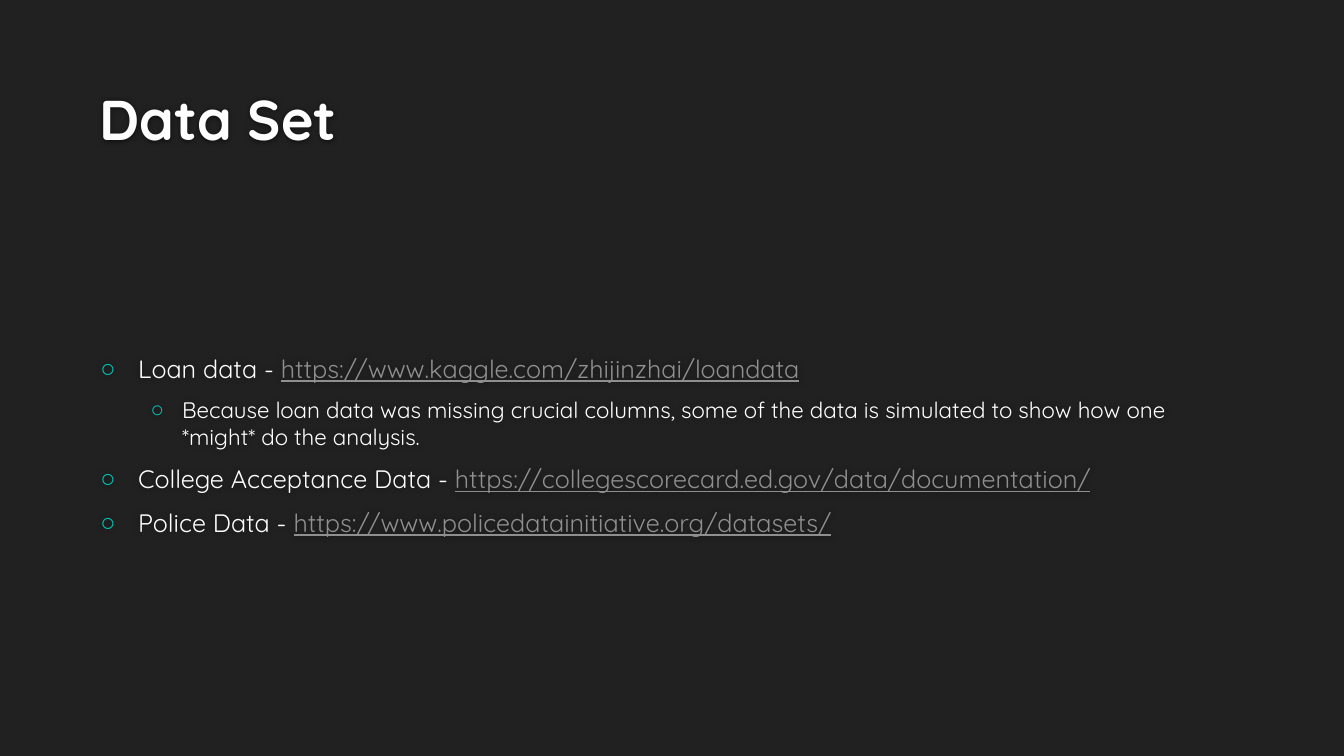
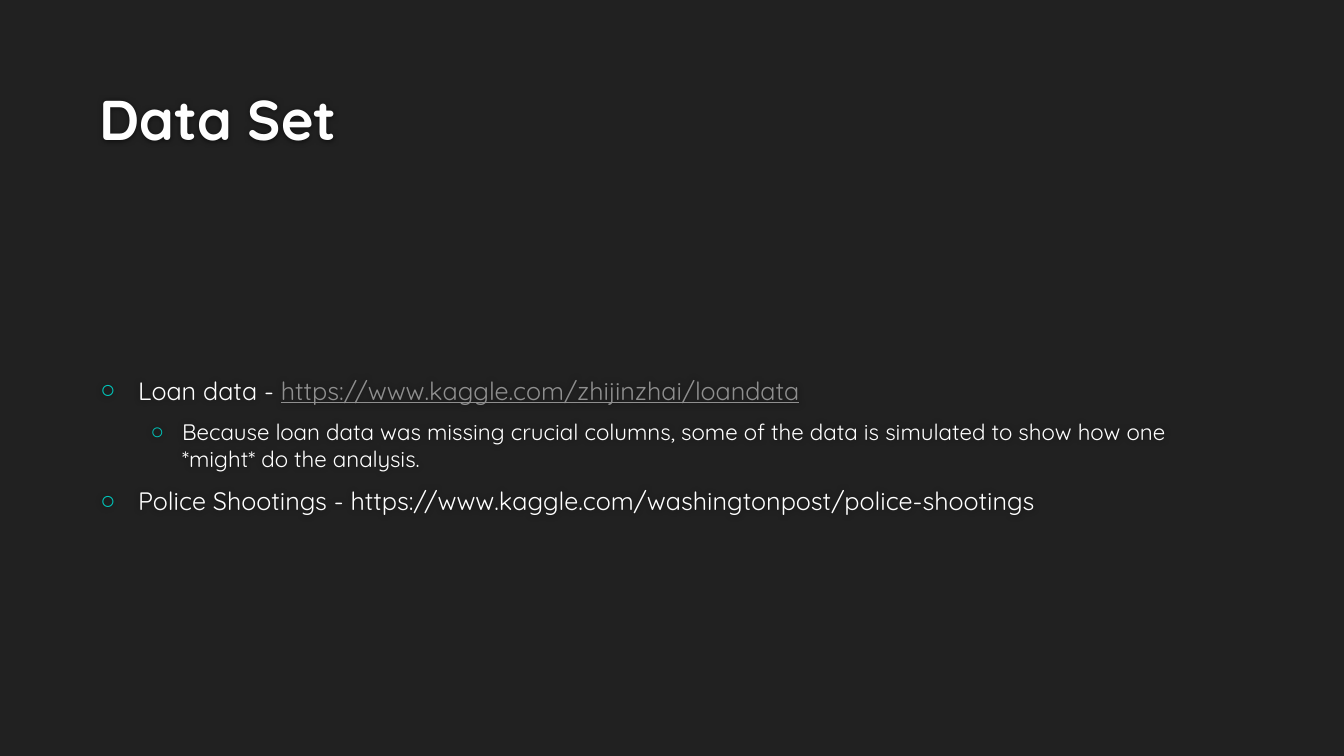
Before and after one commit to EricSchles/algorithmic_bias, a slide deck: slide 56 of Understanding Bias Via Interpretability.pptx. Drawn at 1344x756 pixels with LibreOffice and Linux fonts; fonts in the diff are those of the drawing; background and template pictures are left out. Boxes give left, top, right and bottom in pixels: in the first picture for what was removed or moved away, otherwise in the second. Text is boxed around its words. In the diff, an @@ line names an element or a change of style, - is before the commit and + after.

```diff
--- a/Understanding Bias Via Interpretability.pptx
+++ b/Understanding Bias Via Interpretability.pptx
@@ text at (138,490,1035,515): text changed; text colour #8F8F8F to #FFFFFF @@
-○ College Acceptance Data - https://collegescorecard.ed.gov/data/documentation/
-○ Police Data - https://www.policedatainitiative.org/datasets/
+○ Police Shootings - https://www.kaggle.com/washingtonpost/police-shootings
```
Also in this commit, not shown: 4 other slides changed, 1 slide added, 4 other files.
